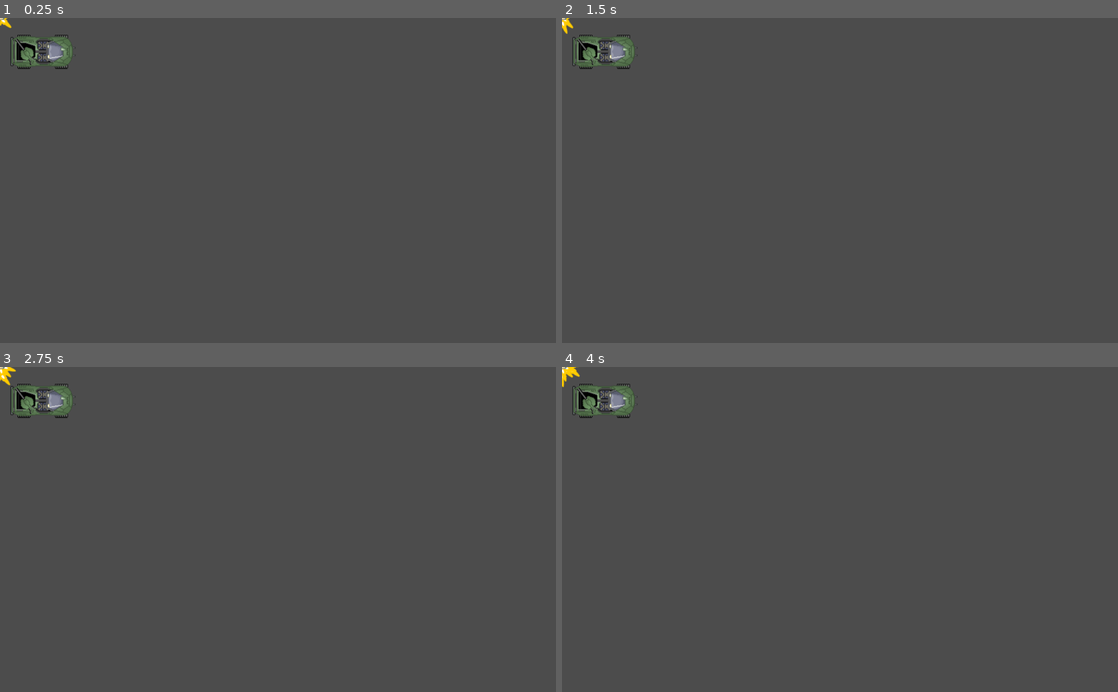
Above: before the commit, frames 1-4 (two rows, left to right).
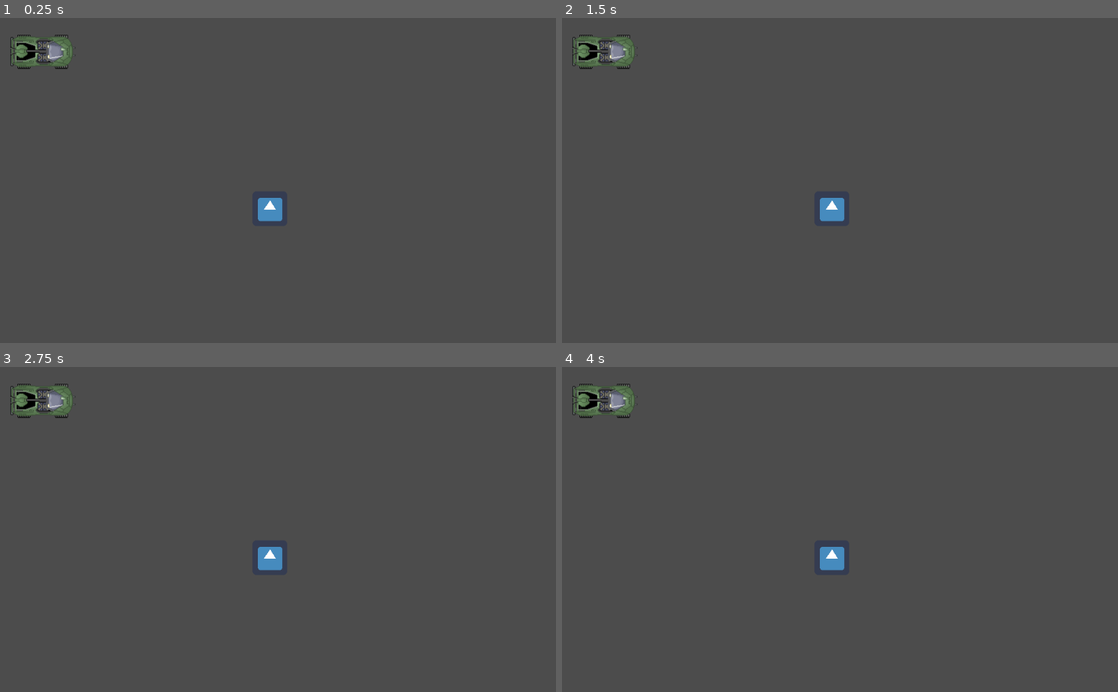
Above: after the commit, the same moments.

Repository: schneediener/Warthog
Game: Godot game, scene res://Node2D.tscn
Two runs of this game, one before a commit and one after it. Both use one fixed random seed, a clock stepped at 60 frames per second and the inputs below. The engine's default icon, where the game draws it, is replaced by a stand-in: a white triangle on a blue panel in a dark square.
Inputs (mouse positions are in pixels of both pictures, inside the frame that each line leads up to):
- Up to frame 1 (0.25 s): no input
- Up to frame 2 (1.5 s): tap Enter (ui_accept) at 0.5, 0.77, 1.25 s; move the mouse to (962, 164) at 0.52 s; hold D (steer_right) 0.53-1.25 s; click (962, 164) at 0.67 s; drag from (728, 196) to (584, 50) at 1.27 s
- Up to frame 3 (2.75 s): tap Enter (ui_accept) at 2 s; move the mouse to (333, 458) at 2.02 s; hold D (steer_right) from 2.03 s (still down)
- Up to frame 4 (4 s): release D (steer_right) at 2.75 s; tap Enter (ui_accept) at 2.75, 3.77 s; drag from (812, 594) to (673, 480) at 2.77 s; move the mouse to (1006, 578) at 3.52 s; hold A (steer_left) from 3.53 s (still down)

The runs differ from the first frame. In frame 1, 0.5% of the frame differs, in the area x 0-51%, y 0-63%; in frame 2, 0.5%; in frame 3, 0.6%; in frame 4, 0.6%.

Commit message:
basic hit detection

Diff:
--- a/Node2D.tscn
+++ b/Node2D.tscn
@@ -61,5 +61,6 @@
 [node name="bullet_container" type="Node2D" parent="."]
 
 [node name="KinematicBody2D2" parent="." instance=ExtResource( 6 )]
+position = Vector2( 497, 352 )
 
 [connection signal="timeout" from="KinematicBody2D/turret/FiringRate" to="KinematicBody2D/turret" method="_on_FiringRate_timeout"]
--- a/bullet.tscn
+++ b/bullet.tscn
@@ -5,7 +5,7 @@
 
 [sub_resource type="CapsuleShape2D" id=1]
 radius = 3.0
-height = 4.0
+height = 20.0
 
 [node name="KinematicBody2D" type="KinematicBody2D"]
 script = ExtResource( 1 )
--- a/enemy.gd
+++ b/enemy.gd
@@ -14,3 +14,9 @@
 # Called every frame. 'delta' is the elapsed time since the previous frame.
 #func _process(delta):
 #	pass
+
+
+func _on_HitDetection_body_entered(body):
+	if body.type=="bullet":
+		body.queue_free()
+		self.queue_free()
--- a/enemy.tscn
+++ b/enemy.tscn
@@ -1,15 +1,26 @@
-[gd_scene load_steps=4 format=2]
+[gd_scene load_steps=5 format=2]
 
 [ext_resource path="res://enemy.gd" type="Script" id=1]
-[ext_resource path="res://bulletSand3_outline.png" type="Texture" id=2]
+[ext_resource path="res://icon.png" type="Texture" id=2]
 
-[sub_resource type="CircleShape2D" id=3]
+[sub_resource type="RectangleShape2D" id=1]
+extents = Vector2( 29, 29 )
+
+[sub_resource type="RectangleShape2D" id=2]
+extents = Vector2( 34, 34 )
 
 [node name="KinematicBody2D2" type="KinematicBody2D"]
 script = ExtResource( 1 )
 
 [node name="CollisionShape2D" type="CollisionShape2D" parent="."]
-shape = SubResource( 3 )
+shape = SubResource( 1 )
 
 [node name="Sprite" type="Sprite" parent="."]
 texture = ExtResource( 2 )
+
+[node name="HitDetection" type="Area2D" parent="."]
+
+[node name="CollisionShape2D" type="CollisionShape2D" parent="HitDetection"]
+shape = SubResource( 2 )
+
+[connection signal="body_entered" from="HitDetection" to="." method="_on_HitDetection_body_entered"]
--- a/turret.gd
+++ b/turret.gd
@@ -38,7 +38,7 @@
 
 	#new code below
 	refresh_target_array()
-	if current_target:
+	if is_instance_valid(current_target):
 		track_target()
 
 #func _unhandled_input(event):
